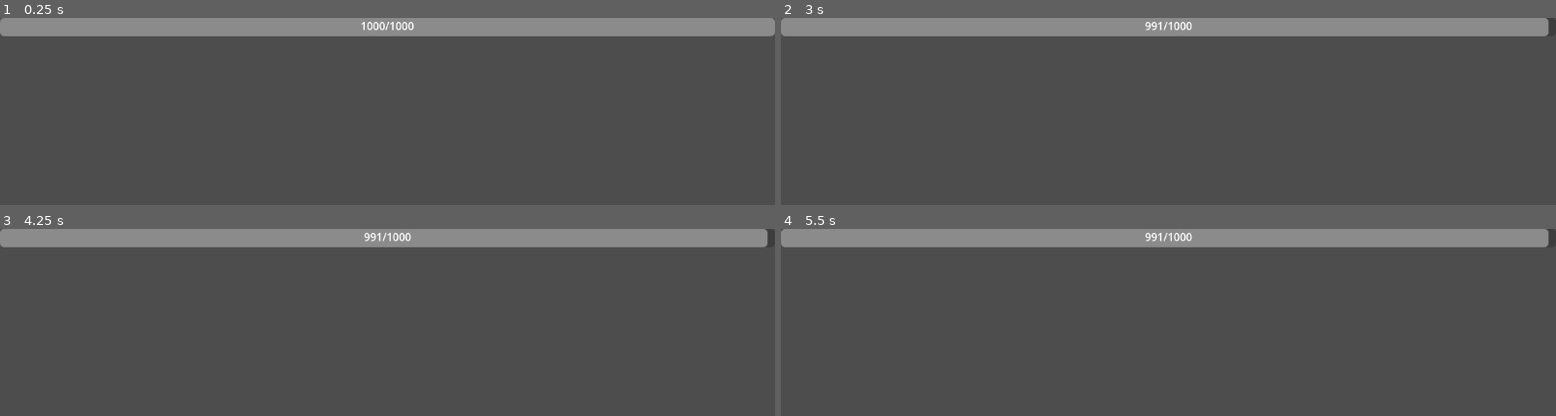
Above: before the commit, frames 1-4 (two rows, left to right).
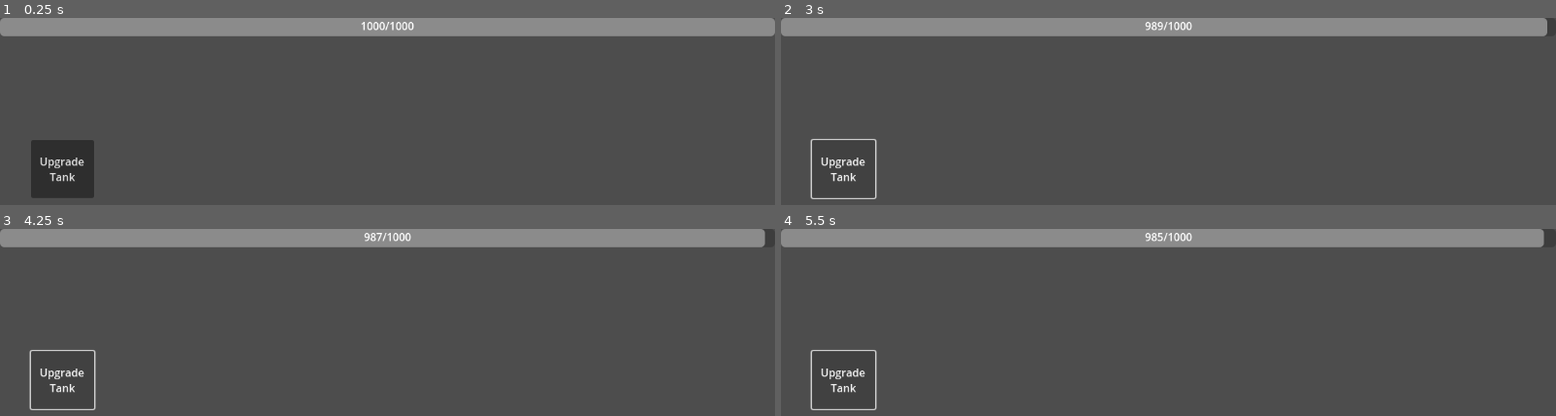
Above: after the commit, the same moments.

Repository: DarrenThatGuy/IdleGame_DTJ36
Game: Godot game, scene res://Scenes/MainScene.tscn
The game is run twice, just before and just after one commit, with the same random seed, the same clock (stepped at 60 frames per second) and the same inputs.
Inputs (mouse positions are in pixels of both pictures, inside the frame that each line leads up to):
- Up to frame 1 (0.25 s): no input
- Up to frame 2 (3 s): click (843, 169) at 0.5 s, where only the run after the commit has a clickable "Upgrade Tank"; click (843, 169) at 1.25 s, where only the run after the commit has a clickable "Upgrade Tank"; click (843, 169) at 2 s, where only the run after the commit has a clickable "Upgrade Tank"; tap Enter at 2.75 s
- Up to frame 3 (4.25 s): tap Space at 3.5 s
- Up to frame 4 (5.5 s): tap Enter at 4.25 s

The runs differ from the first frame. In frame 1, 2.4% of the frame differs, in the area x 4-13%, y 65-97%; in frame 2, 0.5%; in frame 3, 0.5%; in frame 4, 0.6%.

Commit message:
Added Timers for upgrade abilities and funcationality

Diff:
--- a/DPSCharacter1.gd
+++ b/DPSCharacter1.gd
@@ -3,7 +3,7 @@
 @export var bleed_active = false
 @export var bleed_timer : Timer
 @export var bleed_time : float = 20
-@export var bleed_amount : float = .95
+@export var bleed_amount : float = .995
 
 signal bleed_boss(bleed_multiplier)
 
--- a/DPSCharacter2.gd
+++ b/DPSCharacter2.gd
@@ -1,5 +1,9 @@
 class_name DPSCharacter2 extends Character
 
+@export var deadeye_active = false
+@export var deadeye_timer : Timer
+@export var deadeye_cooldown : float = 20
+@export var deadeye_duration : float = 1
 
 # Called when the node enters the scene tree for the first time.
 func _ready():
@@ -15,3 +19,10 @@
 
 func _on_attack_timer_timeout():
 	super()
+
+func _on_deadeye_timer_timeout():
+	attack_damage = 2
+	print("Deadeye Active")
+	await get_tree().create_timer(deadeye_duration).timeout
+	attack_damage = 1
+	print("Deadeye Ended")
--- a/HealerCharacter.gd
+++ b/HealerCharacter.gd
@@ -1,5 +1,11 @@
 class_name HealerCharacter extends Character
 
+@export var embolden_active = false
+@export var embolden_timer : Timer
+@export var embolden_time : float = 1
+@export var embolden_amount : float = 1.05
+
+signal embolden_signal(embolden_time, embolden_amount)
 
 # Called when the node enters the scene tree for the first time.
 func _ready():
@@ -15,3 +21,10 @@
 
 func _on_attack_timer_timeout():
 	super()
+
+func embolden():
+	embolden_signal.emit(embolden_time, embolden_amount)
+
+
+func _on_embolden_timer_timeout():
+	embolden()
--- a/Scenes/MainScene.tscn
+++ b/Scenes/MainScene.tscn
@@ -24,7 +24,7 @@
 script = ExtResource("2_oclct")
 shred_active = false
 shread_timer = NodePath("ShredTimer")
-shred_time = 2.0
+shred_time = 1.0
 shred_amount = 1.05
 attack_damage = 1.0
 attack_damage_mult = 1.5
@@ -32,30 +32,45 @@
 
 [node name="ShredTimer" type="Timer" parent="TankCharacter"]
 wait_time = 10.0
-autostart = true
 
-[node name="DPSCharacter1" parent="." instance=ExtResource("2_2hb0m")]
+[node name="DPSCharacter1" parent="." node_paths=PackedStringArray("bleed_timer") instance=ExtResource("2_2hb0m")]
 script = ExtResource("5_m2ijw")
 bleed_active = false
+bleed_timer = NodePath("BleedTimer")
 bleed_time = 20.0
-bleed_amount = 0.95
+bleed_amount = 0.995
 attack_damage = 1.0
 attack_damage_mult = 3.5
 attack_speed = 1.0
 
 [node name="BleedTimer" type="Timer" parent="DPSCharacter1"]
+wait_time = 20.0
 
-[node name="DPSCharacter2" parent="." instance=ExtResource("2_2hb0m")]
+[node name="DPSCharacter2" parent="." node_paths=PackedStringArray("deadeye_timer") instance=ExtResource("2_2hb0m")]
 script = ExtResource("6_rsgky")
+deadeye_active = false
+deadeye_timer = NodePath("DeadeyeTimer")
+deadeye_cooldown = 20.0
+deadeye_duration = 1.0
 attack_damage = 1.0
 attack_damage_mult = 2.5
 attack_speed = 1.0
 
-[node name="HealerCharacter" parent="." instance=ExtResource("2_2hb0m")]
+[node name="DeadeyeTimer" type="Timer" parent="DPSCharacter2"]
+wait_time = 20.0
+
+[node name="HealerCharacter" parent="." node_paths=PackedStringArray("embolden_timer") instance=ExtResource("2_2hb0m")]
 script = ExtResource("7_wgiaj")
+embolden_active = false
+embolden_timer = NodePath("EmboldenTimer")
+embolden_time = 1.0
+embolden_amount = 0.05
 attack_damage = 1.0
 attack_damage_mult = 1.7
 attack_speed = 1.0
+
+[node name="EmboldenTimer" type="Timer" parent="HealerCharacter"]
+wait_time = 10.0
 
 [node name="UI" type="Control" parent="."]
 layout_mode = 3
@@ -85,6 +100,15 @@
 script = ExtResource("4_mdpm6")
 BossNode = NodePath("../../../BossCore")
 
+[node name="TankUpgade" type="Button" parent="UI"]
+layout_mode = 0
+offset_left = 46.0
+offset_top = 182.0
+offset_right = 140.0
+offset_bottom = 268.0
+text = "Upgrade
+Tank"
+
 [connection signal="deal_damage" from="TankCharacter" to="BossCore" method="_on_base_character_deal_damage"]
 [connection signal="toggle_shred" from="TankCharacter" to="BossCore" method="_on_tank_character_toggle_shred"]
 [connection signal="timeout" from="TankCharacter/ShredTimer" to="TankCharacter" method="_on_shred_timer_timeout"]
@@ -92,4 +116,8 @@
 [connection signal="deal_damage" from="DPSCharacter1" to="BossCore" method="_on_base_character_deal_damage"]
 [connection signal="timeout" from="DPSCharacter1/BleedTimer" to="DPSCharacter1" method="_on_bleed_timer_timeout"]
 [connection signal="deal_damage" from="DPSCharacter2" to="BossCore" method="_on_base_character_deal_damage"]
+[connection signal="timeout" from="DPSCharacter2/DeadeyeTimer" to="DPSCharacter2" method="_on_deadeye_timer_timeout"]
 [connection signal="deal_damage" from="HealerCharacter" to="BossCore" method="_on_base_character_deal_damage"]
+[connection signal="embolden_signal" from="HealerCharacter" to="BossCore" method="_on_healer_character_toggle_embolden"]
+[connection signal="timeout" from="HealerCharacter/EmboldenTimer" to="HealerCharacter" method="_on_embolden_timer_timeout"]
+[connection signal="pressed" from="UI/TankUpgade" to="TankCharacter" method="_on_tank_upgade_pressed"]
--- a/Scenes/TankCore.gd
+++ b/Scenes/TankCore.gd
@@ -4,7 +4,7 @@
 
 @export  var shred_active = false
 @export var shread_timer : Timer
-@export var shred_time : float = 2
+@export var shred_time : float = 1
 @export var shred_amount : float = 1.05
 
 # Called when the node enters the scene tree for the first time.
@@ -26,3 +26,8 @@
 
 func _on_shred_timer_timeout():
 	shred()
+
+
+func _on_tank_upgade_pressed():
+	attack_damage_mult += .5
+	print(attack_damage_mult)
--- a/Scripts/BossCore.gd
+++ b/Scripts/BossCore.gd
@@ -8,8 +8,6 @@
 @export var defense_value : float = 1
 
 @export var regen_timer: Timer
-
-@export var shredded: bool = false
 # Called when the node enters the scene tree for the first time.
 func _ready():
 	health = max_health
@@ -37,17 +35,24 @@
 
 func _on_base_character_deal_damage(damage):
 	health -= damage * defense_value
-	print(defense_value)
 
 
 
 func _on_tank_character_toggle_shred(shred_time, shred_amount):
-	defense_value = shred_amount
+	defense_value += shred_amount
 	print("Shred ON")
 	await get_tree().create_timer(shred_time).timeout
-	defense_value = base_defense
+	defense_value -= shred_amount
 	print("Shred OFF")
 
 
 func _on_dps_character_1_bleed_boss(bleed_multiplier):
 	health *= bleed_multiplier
+	print(health)
+
+func _on_healer_character_toggle_embolden(embolden_time, embolden_amount):
+	defense_value += embolden_amount
+	print("Embolden ON")
+	await get_tree().create_timer(embolden_time).timeout
+	defense_value -= embolden_amount
+	print("Embolden OFF")
--- a/Scripts/Character.gd
+++ b/Scripts/Character.gd
@@ -1,6 +1,7 @@
 class_name Character extends Node2D
 
 @export var attack_damage: float
+const base_damage = 1
 @export var attack_damage_mult: float
 @export var attack_speed: float
 
